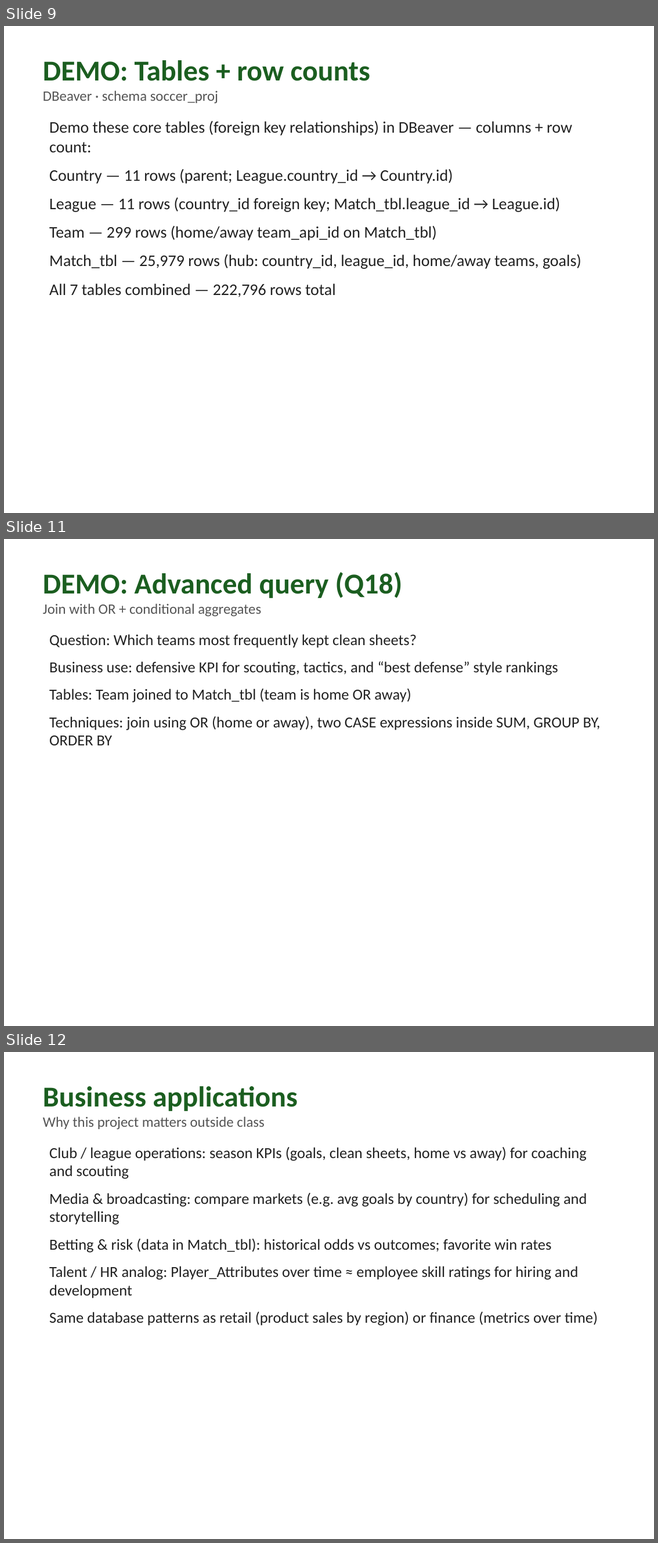
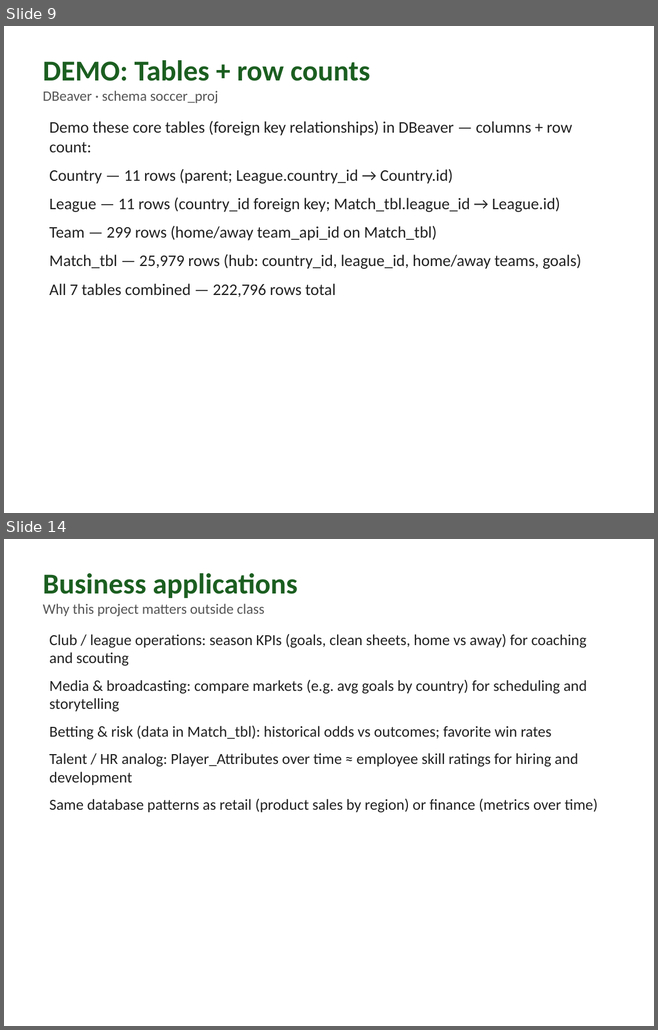
Before and after one commit to emmarthur/database-arthur-emmanart, a slide deck: FinalProject/Deliverable4_Presentation-emmanart.pptx. Shown one above the other, each under a label of ours: slides 9, 11 and 12 before the commit, slides 9 and 14 after it; the slides between them are not shown. The pictures are 658x1543 and 658x1030 pixels, drawn with LibreOffice and Linux fonts; fonts in the diff are those of the drawing. Boxes give left, top, right and bottom in pixels: in the first picture for what was removed or moved away, otherwise in the second. Text is boxed around its words. In the diff, an @@ line names an element or a change of style, - is before the commit and + after.

```diff
--- a/FinalProject/Deliverable4_Presentation-emmanart.pptx
+++ b/FinalProject/Deliverable4_Presentation-emmanart.pptx
@@ slide 11 removed at (x1=4, y1=539, x2=654, y2=1026), background #FFFFFF @@
@@ text removed at (x1=43, y1=572, x2=402, y2=617) @@
-DEMO: Advanced query (Q18)
-Join with OR + conditional aggregates
@@ text removed at (x1=49, y1=634, x2=600, y2=745) @@
-Question: Which teams most frequently kept clean sheets?
-Business use: defensive KPI for scouting, tactics, and “best defense” style rankings
-Tables: Team joined to Match_tbl (team is home OR away)
-Techniques: join using OR (home or away), two CASE expressions inside SUM, GROUP BY, ORDER BY
@@ what was slide 12 is now slide 14 @@
```
Also in this commit, not shown: 4 slides added, 1 other slide removed, 10 other files.
